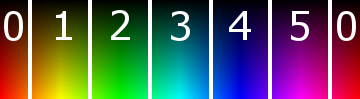
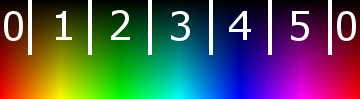
Layers edited between the first and the second 360 x 99 image:
painted on "Ebene" over <box>28,55,332,99</box>
